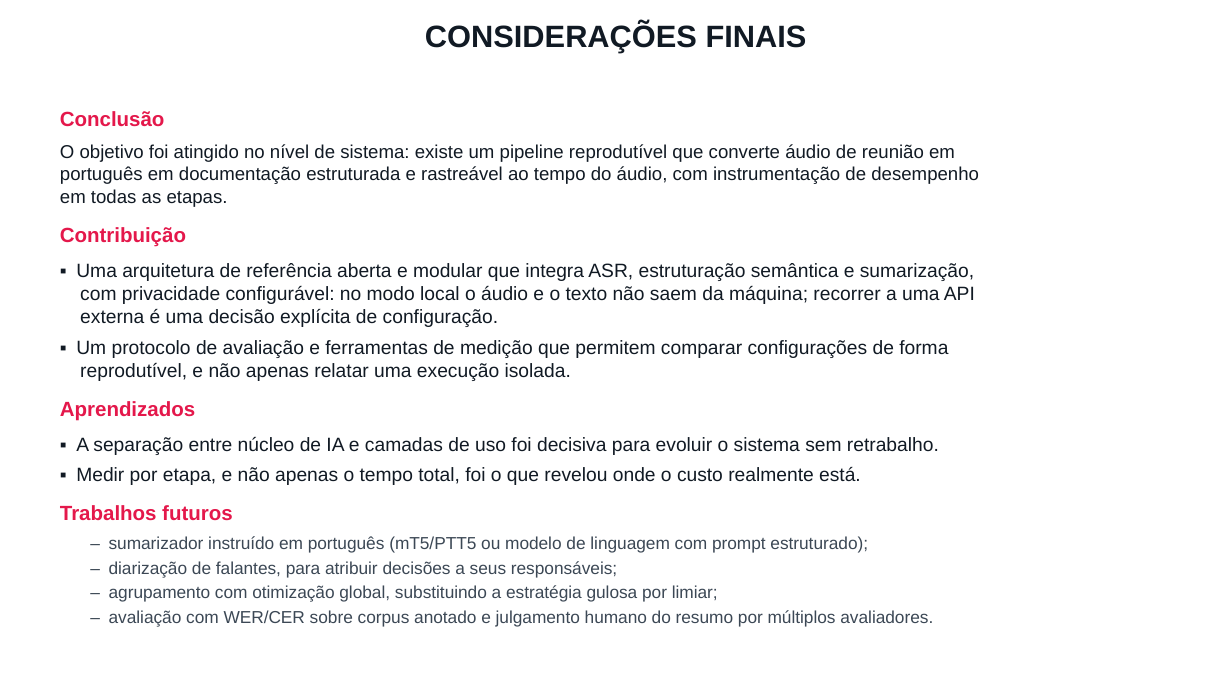
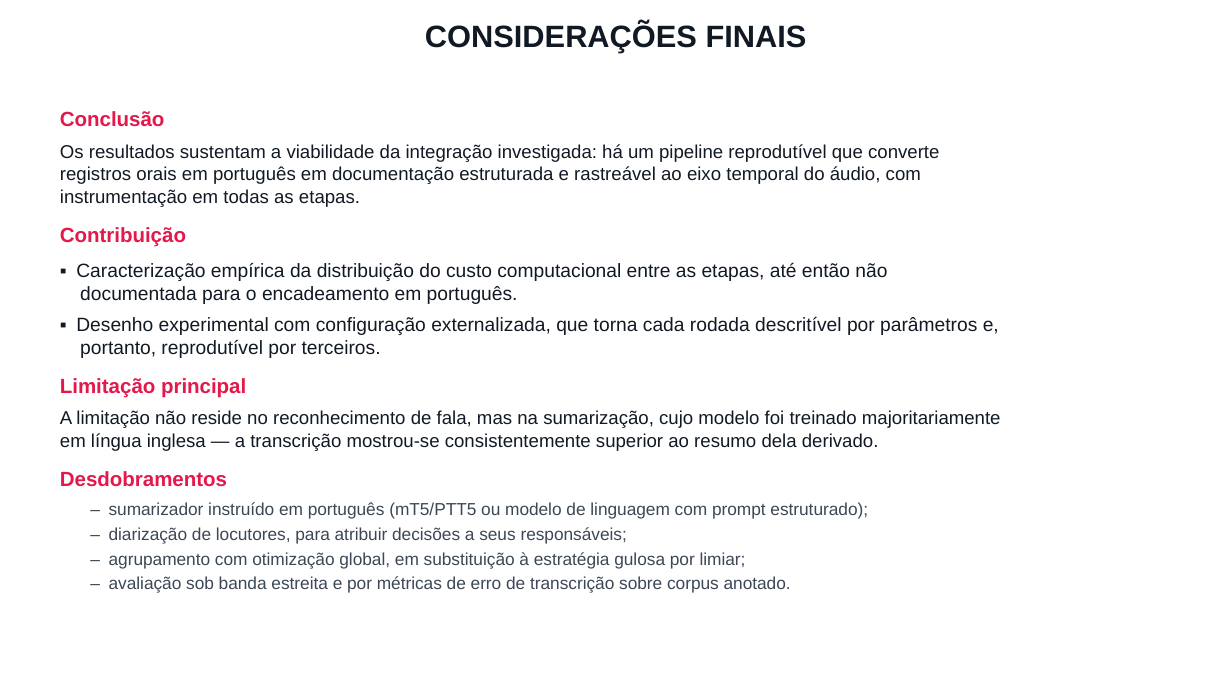
Before and after one commit to MatMeloni/meeting-transcription, a slide deck: slide 9 of docs/apresentacao/APRESENTACAO_JIC_2026_Meloni.pptx (slide 8 before the commit). Drawn at 1232x693 pixels with LibreOffice and Linux fonts; fonts in the diff are those of the drawing; background and template pictures are left out. Boxes give left, top, right and bottom in pixels: in the first picture for what was removed or moved away, otherwise in the second. Text is boxed around its words. In the diff, an @@ line names an element or a change of style, - is before the commit and + after.

```diff
--- a/docs/apresentacao/APRESENTACAO_JIC_2026_Meloni.pptx
+++ b/docs/apresentacao/APRESENTACAO_JIC_2026_Meloni.pptx
@@ text at box(60, 144, 939, 207): text changed @@
-O objetivo foi atingido no nível de sistema: existe um pipeline reprodutível que converte áudio de reunião em português em documentação estruturada e rastreável ao tempo do áudio, com instrumentação de desempenho em todas as etapas.
+Os resultados sustentam a viabilidade da integração investigada: há um pipeline reprodutível que converte registros orais em português em documentação estruturada e rastreável ao eixo temporal do áudio, com instrumentação em todas as etapas.
@@ text at box(60, 263, 1001, 487): text changed @@
-▪ Uma arquitetura de referência aberta e modular que integra ASR, estruturação semântica e sumarização, com privacidade configurável: no modo local o áudio e o texto não saem da máquina; recorrer a uma API externa é uma decisão explícita de configuração.
-▪ Um protocolo de avaliação e ferramentas de medição que permitem comparar configurações de forma reprodutível, e não apenas relatar uma execução isolada.
-Aprendizados
-▪ A separação entre núcleo de IA e camadas de uso foi decisiva para evoluir o sistema sem retrabalho.
-▪ Medir por etapa, e não apenas o tempo total, foi o que revelou onde o custo realmente está.
-Trabalhos futuros
+▪ Caracterização empírica da distribuição do custo computacional entre as etapas, até então não documentada para o encadeamento em português.
+▪ Desenho experimental com configuração externalizada, que torna cada rodada descritível por parâmetros e, portanto, reprodutível por terceiros.
+Limitação principal
+A limitação não reside no reconhecimento de fala, mas na sumarização, cujo modelo foi treinado majoritariamente em língua inglesa — a transcrição mostrou-se consistentemente superior ao resumo dela derivado.
+Desdobramentos
@@ text at box(109, 527, 791, 593): text changed @@
-– diarização de falantes, para atribuir decisões a seus responsáveis;
-– agrupamento com otimização global, substituindo a estratégia gulosa por limiar;
-– avaliação com WER/CER sobre corpus anotado e julgamento humano do resumo por múltiplos avaliadores.
+– diarização de locutores, para atribuir decisões a seus responsáveis;
+– agrupamento com otimização global, em substituição à estratégia gulosa por limiar;
+– avaliação sob banda estreita e por métricas de erro de transcrição sobre corpus anotado.
```
Also in this commit, not shown: 4 other slides changed, 1 slide added, 5 other files.
